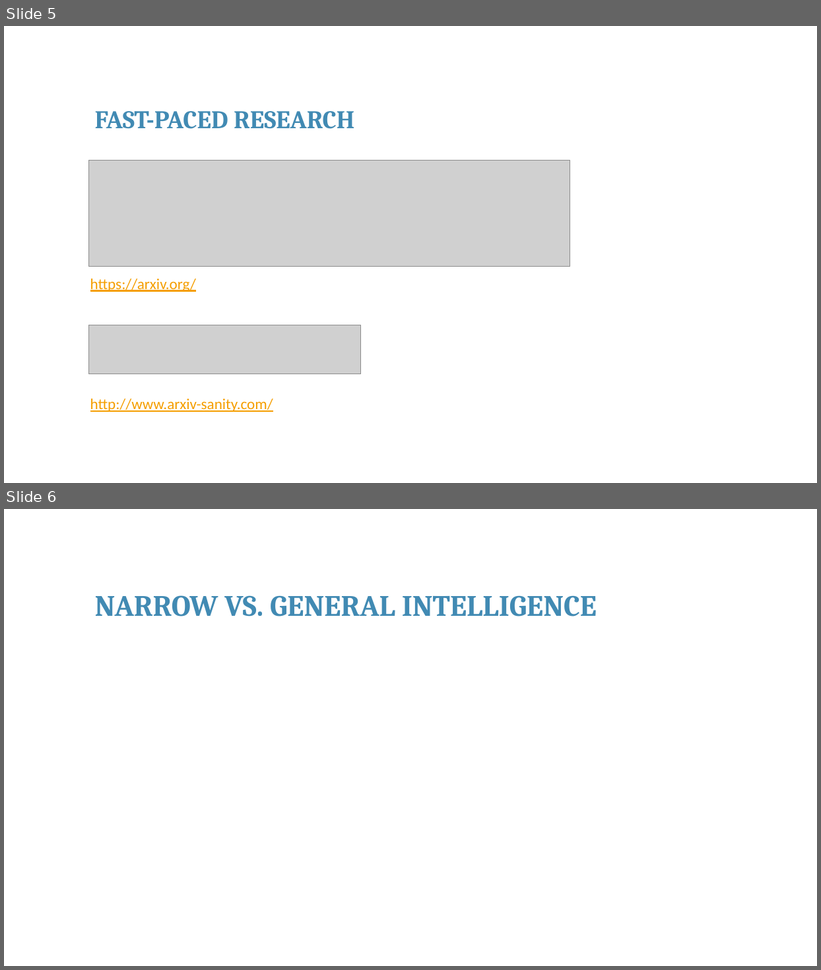
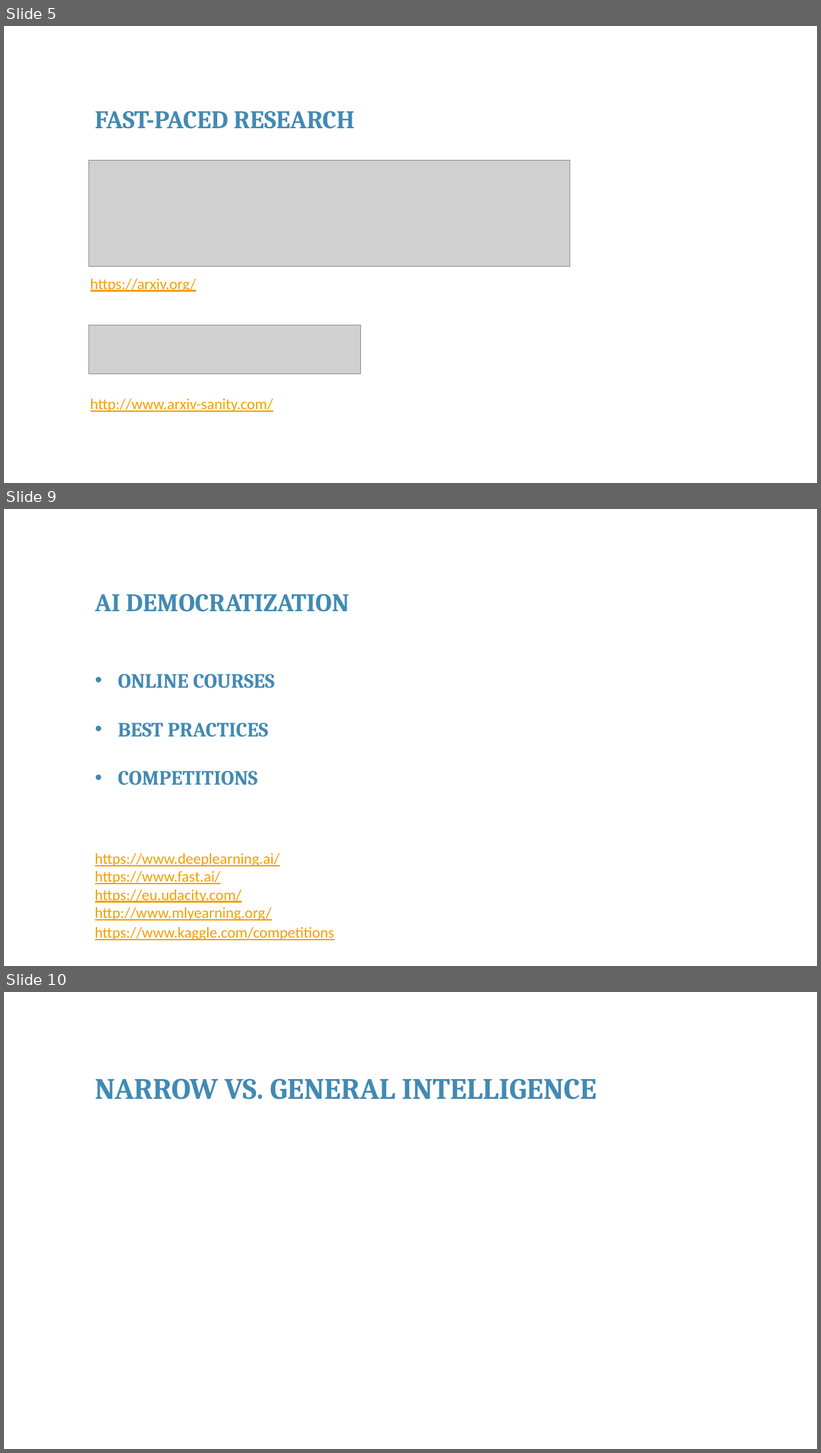
Before and after one commit to franckalbinet/itu-eaco-zanzibar-12-2018, a slide deck: presentations/session-9-open-issues-in-ai.pptx. Shown one above the other, each under a label of ours: slides 5 and 6 before the commit, slides 5, 9 and 10 after it; the slides between them are not shown. The pictures are 821x970 and 821x1453 pixels, drawn with LibreOffice and Linux fonts; fonts in the diff are those of the drawing; grey boxes stand for pictures; background and template pictures are left out. Boxes give left, top, right and bottom in pixels: in the first picture for what was removed or moved away, otherwise in the second. Text is boxed around its words. In the diff, an @@ line names an element or a change of style, - is before the commit and + after.

```diff
--- a/presentations/session-9-open-issues-in-ai.pptx
+++ b/presentations/session-9-open-issues-in-ai.pptx
@@ slide 9 added at (4, 509, 817, 966), background #FFFFFF @@
@@ text added at (95, 594, 349, 612), 30 pt, text #418AB3, bold @@
+AI DEMOCRATIZATION
@@ text added at (118, 674, 275, 786), 24 pt, text #418AB3, bold @@
+• ONLINE COURSES
+• BEST PRACTICES
+• COMPETITIONS
@@ text added at (95, 854, 280, 867), 18 pt, text #F59E00, underline @@
+https://www.deeplearning.ai/
@@ text added at (95, 871, 220, 885), 18 pt, text #F59E00, underline @@
+https://www.fast.ai/
@@ text added at (95, 890, 242, 903), 18 pt, text #F59E00, underline @@
+https://eu.udacity.com/
@@ text added at (95, 908, 272, 921), 18 pt, text #F59E00, underline @@
+http://www.mlyearning.org/
@@ text added at (95, 927, 335, 941), 18 pt, text #F59E00, underline @@
+https://www.kaggle.com/competitions
@@ what was slide 6 is now slide 10 @@
```
Also in this commit, not shown: 4 other slides added, 3 other files.
